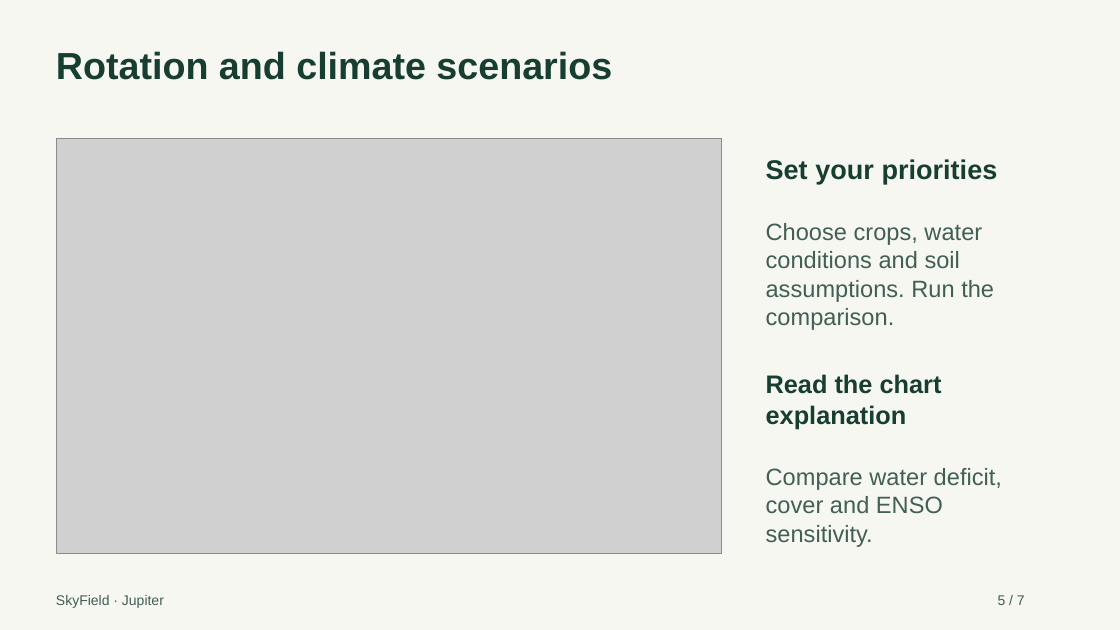
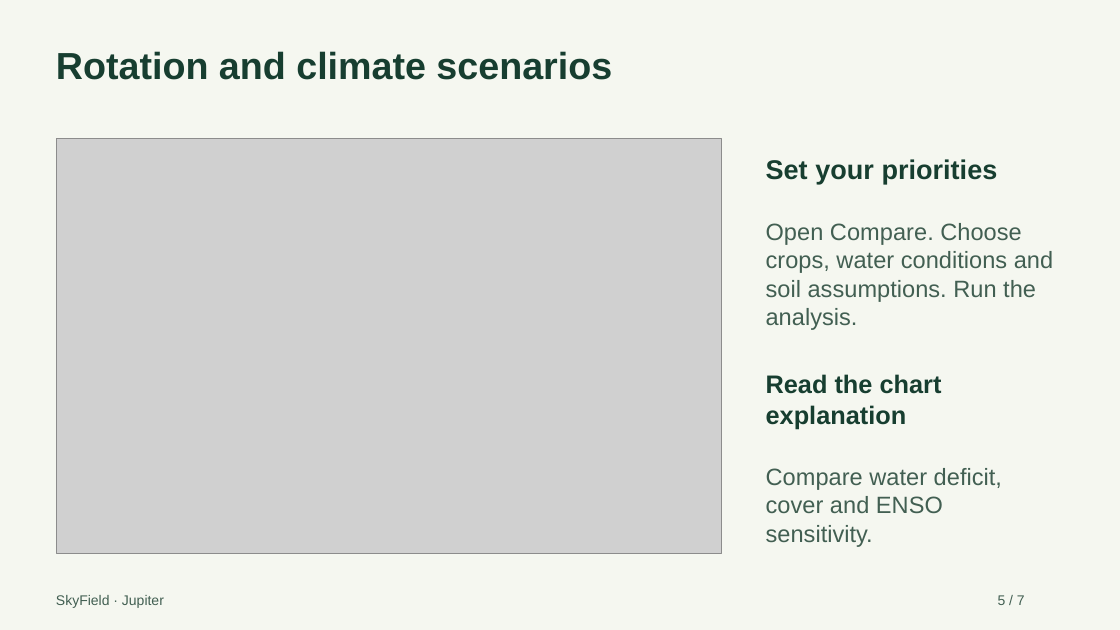
Before and after one commit to Jamoncito/SkyField, a slide deck: slide 5 of deliverables/Guia-presentacion-SkyField-EN.pptx. Drawn at 1120x630 pixels with LibreOffice and Linux fonts; fonts in the diff are those of the drawing; grey boxes stand for pictures. Boxes give left, top, right and bottom in pixels: in the first picture for what was removed or moved away, otherwise in the second. Text is boxed around its words. In the diff, an @@ line names an element or a change of style, - is before the commit and + after.

```diff
--- a/deliverables/Guia-presentacion-SkyField-EN.pptx
+++ b/deliverables/Guia-presentacion-SkyField-EN.pptx
@@ text at (766, 223, 1053, 330): text changed @@
-Choose crops, water conditions and soil assumptions. Run the comparison.
+Open Compare. Choose crops, water conditions and soil assumptions. Run the analysis.
```
Also in this commit, not shown: 3 other slides changed, 3 other files.
